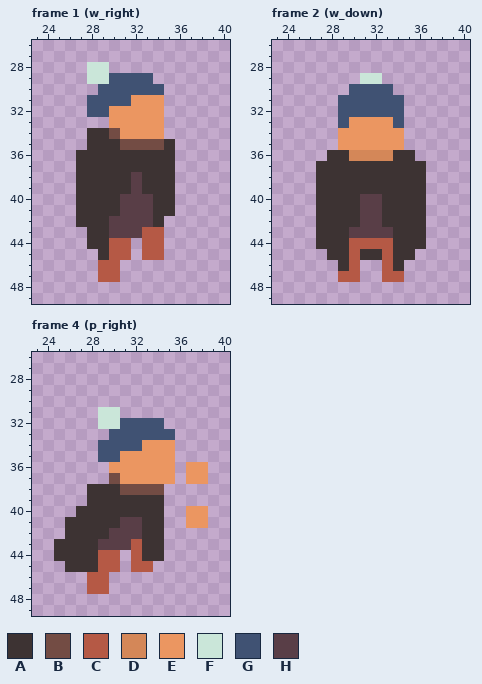
Pixel-art file -- scenes/player/assets/playerAnimAseprite.aseprite. That is the earlier state.
64x64 pixels, 4 frames. Shown: frame 1 (w_right): x 23..40, y 26..49; frame 2 (w_down): x 23..40, y 26..49; frame 4 (p_right): x 23..40, y 26..49.
Palette (. is transparent): A #3d3333  B #734c44  C #b55945  D #d48758  E #eb9661  F #cae6d9  G #405273  H #593e47
New version:
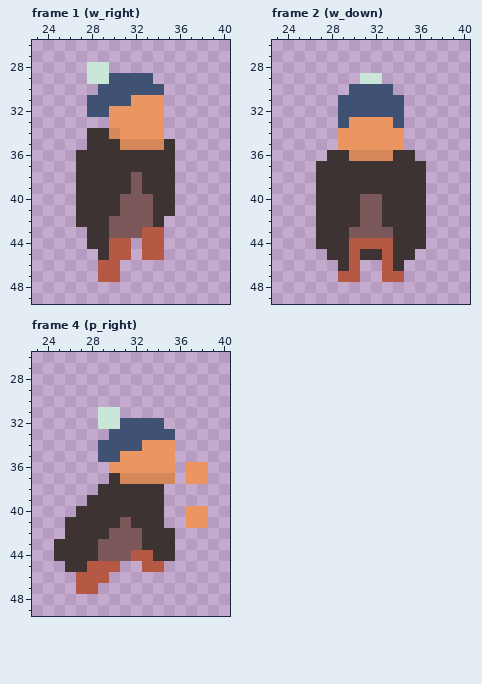
What changed:
colour H: #593e47 -> #7a5859
Frame 1 (w_right), layer "guy":
y 34: x 30 B -> D
y 35: x 31..34 BBBB -> DDDD
Frame 4 (p_right), layer "guy":
y 37: x 30..35 BEEEEE -> ADDDDD
y 38: x 28 A -> .; x 31..34 BBBB -> AAAA
y 41: x 32 H -> A
y 42: x 35 . -> A
y 43: x 32 C -> H; x 35 . -> A
y 44: x 29..31 CC. -> HHH; x 33 A -> C; x 35 . -> A
y 45: x 28 A -> C; x 32 C -> .; x 34 . -> C
y 46: x 27 . -> C
y 47: x 27 . -> C; x 29 C -> .
Where, in picture pixels (left, top, right, bottom), the same in both pictures:
changed: (109, 128, 164, 238)
changed: (349, 194, 393, 238)
changed: (76, 473, 175, 594)
